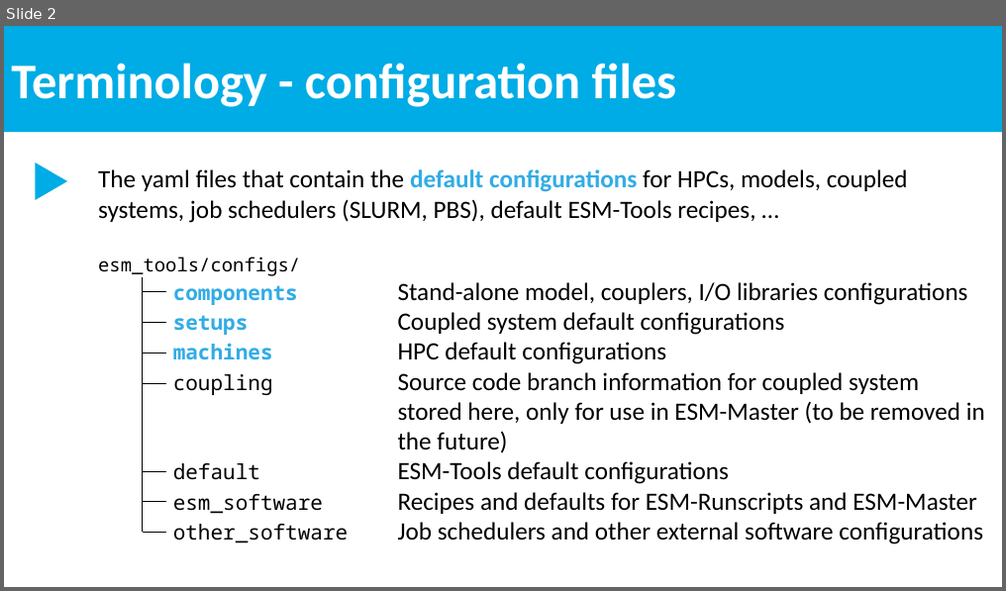
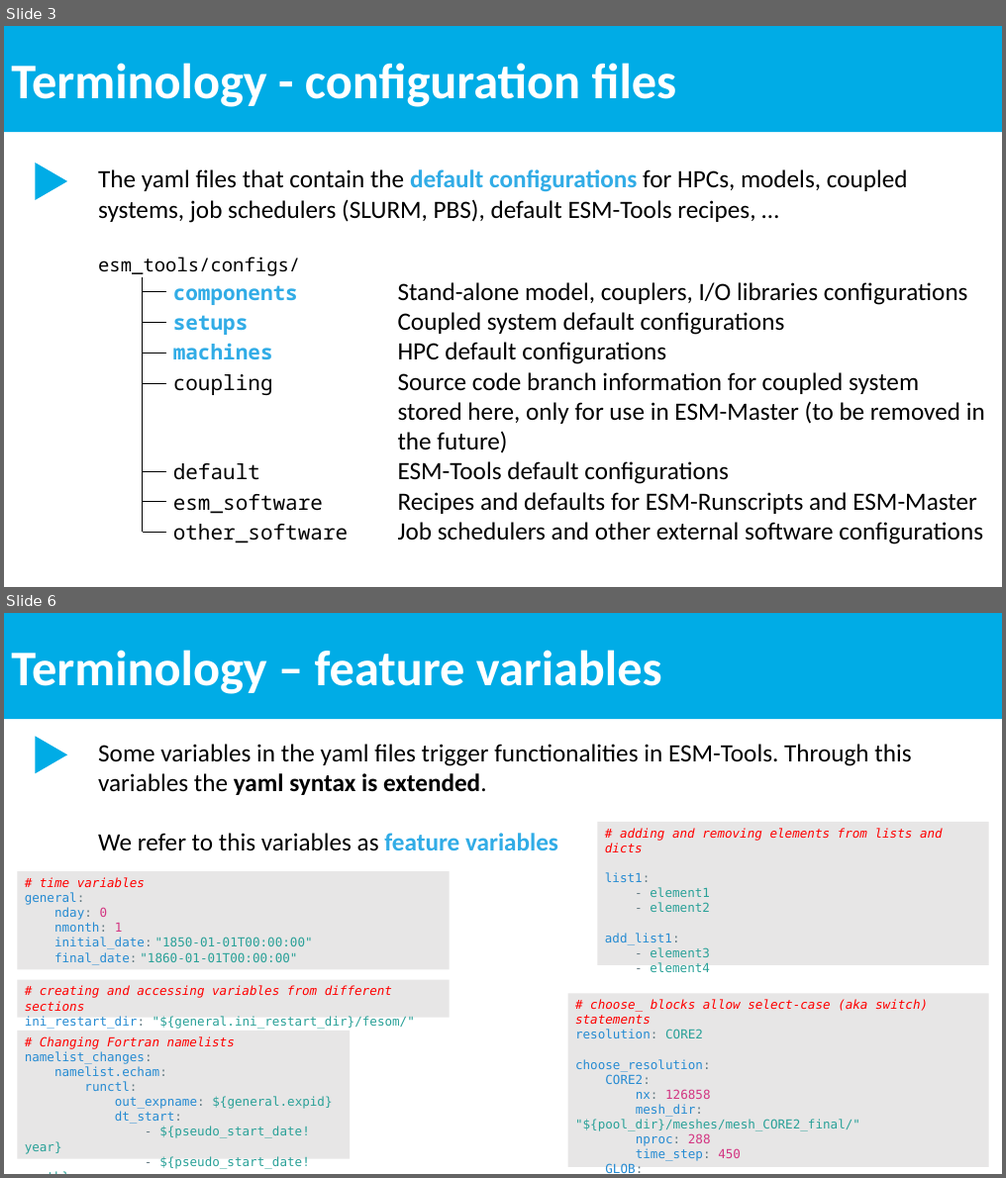
Before and after one commit to esm-tools/workshops, a slide deck: PalMod2022/docs/ESM-Tools terminology.pptx. Shown one above the other, each under a label of ours: slide 2 before the commit, slides 3 and 6 after it; the slides between them are not shown. The pictures are 1006x591 and 1006x1178 pixels, drawn with LibreOffice and Linux fonts; fonts in the diff are those of the drawing. Boxes give left, top, right and bottom in pixels: in the first picture for what was removed or moved away, otherwise in the second. Text is boxed around its words. In the diff, an @@ line names an element or a change of style, - is before the commit and + after.

Commit message:
big push to the terminology

```diff
--- a/PalMod2022/docs/ESM-Tools terminology.pptx
+++ b/PalMod2022/docs/ESM-Tools terminology.pptx
@@ slide 6 added at [4,613,1002,1174], background #FFFFFF @@
@@ rectangle added at [4,613,1002,719], fill #00ACE6, 48 pt, text #FFFFFF, bold @@
+Terminology – feature variables
@@ triangle added at [35,736,67,773], fill #00ACE6 @@
@@ text added at [98,744,911,852], 24 pt, text #000000 @@
+Some variables in the yaml files trigger functionalities in ESM-Tools. Through this variables the yaml syntax is extended.
+We refer to this variables as feature variables
@@ rectangle added at [598,822,989,965], fill #E7E6E6, 12 pt, text #FF0000 @@
+# adding and removing elements from lists and dicts
+list1:
+- element1
+- element2
+add_list1:
+- element3
+- element4
@@ rectangle added at [18,871,450,969], fill #E7E6E6, 12 pt, text #2AA198 @@
+# time variables
+general:
+nday: 0
+nmonth: 1
+initial_date: "1850-01-01T00:00:00"
+final_date: "1860-01-01T00:00:00"
@@ rectangle added at [18,980,450,1017], fill #E7E6E6, 12 pt, text #FF0000, italic @@
+# creating and accessing variables from different sections
+ini_restart_dir: "${general.ini_restart_dir}/fesom/"
@@ rectangle added at [568,993,989,1167], fill #E7E6E6, 12 pt, text #268BD2 @@
+# choose_ blocks allow select-case (aka switch) statements
+resolution: CORE2
+choose_resolution:
+CORE2:
+nx: 126858
+mesh_dir: "${pool_dir}/meshes/mesh_CORE2_final/"
+nproc: 288
+time_step: 450
+GLOB:
+nx: 830305
@@ rectangle added at [18,1031,350,1159], fill #E7E6E6, 12 pt, text #2AA198 @@
+# Changing Fortran namelists
+namelist_changes:
+namelist.echam:
+runctl:
+out_expname: ${general.expid}
+dt_start:
+- ${pseudo_start_date!year}
+- ${pseudo_start_date!month}
@@ what was slide 2 is now slide 3 @@
```
Also in this commit, not shown: 6 other slides added.
